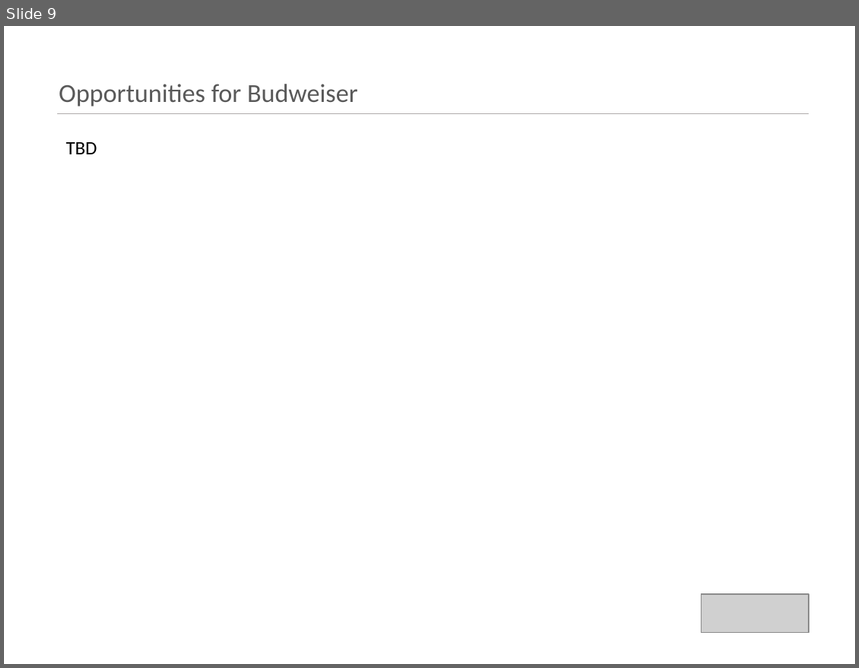
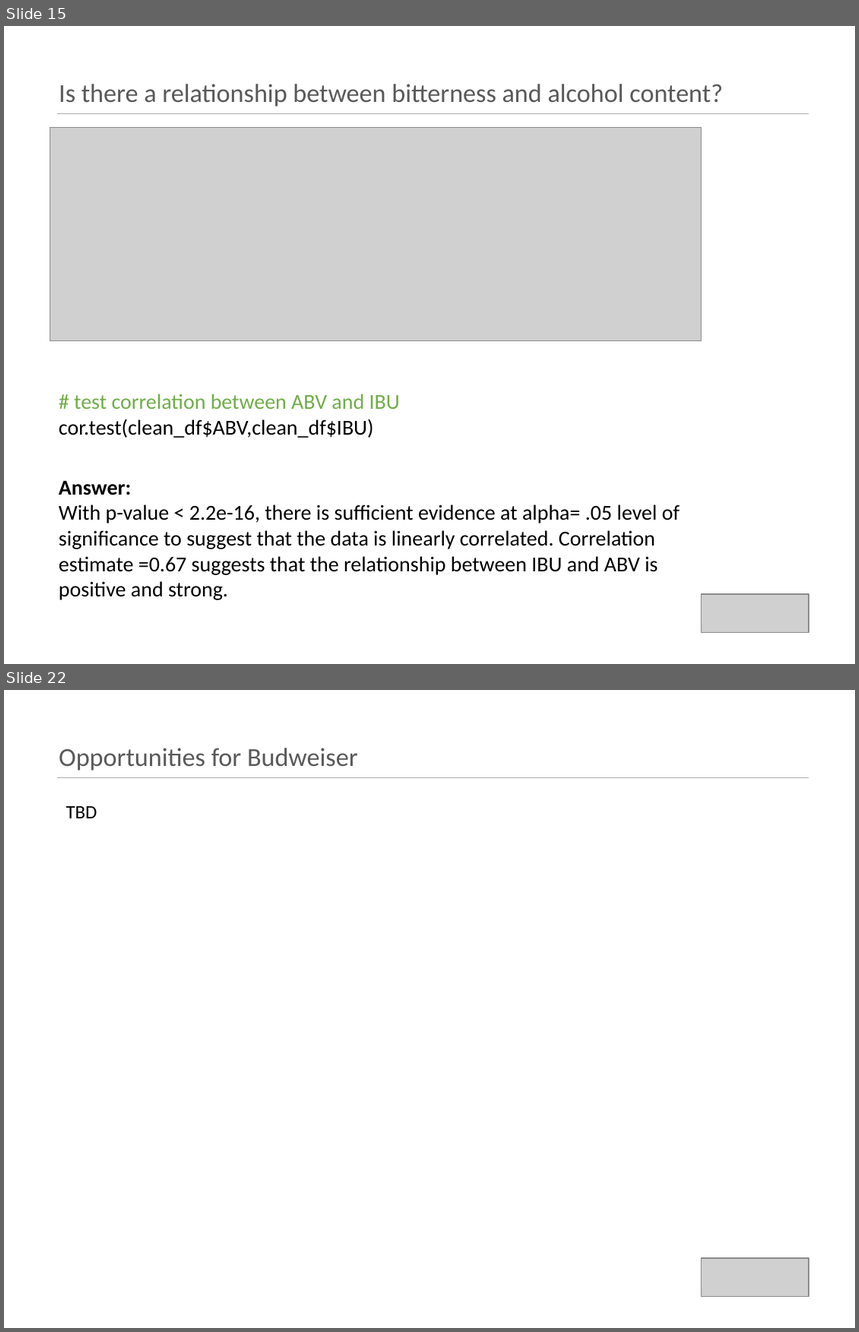
Before and after one commit to kristxh/6306-CaseStudy1-Beer, a slide deck: case_study_1_budweiser.pptx. Shown one above the other, each under a label of ours: slide 9 before the commit, slides 15 and 22 after it; the slides between them are not shown. The pictures are 859x668 and 859x1332 pixels, drawn with LibreOffice and Linux fonts; fonts in the diff are those of the drawing; grey boxes stand for pictures. Boxes give left, top, right and bottom in pixels: in the first picture for what was removed or moved away, otherwise in the second. Text is boxed around its words. In the diff, an @@ line names an element or a change of style, - is before the commit and + after.

```diff
--- a/case_study_1_budweiser.pptx
+++ b/case_study_1_budweiser.pptx
@@ slide 15 added at [4, 26, 855, 664], background #FFFFFF @@
@@ title added at [59, 84, 723, 107], 22 pt, text #595959 @@
+Is there a relationship between bitterness and alcohol content?
@@ line added from (58, 113) to (810, 113), #AFABAB 0.5 pt @@
@@ picture added at [50, 127, 702, 341] @@
@@ text added at [59, 394, 400, 438], 18 pt, text #000000 @@
+# test correlation between ABV and IBU
+cor.test(clean_df$ABV,clean_df$IBU)
@@ text added at [59, 481, 680, 601], 18 pt, text #000000 @@
+Answer:
+With p-value < 2.2e-16, there is sufficient evidence at alpha= .05 level of significance to suggest that the data is linearly correlated. Correlation estimate =0.67 suggests that the relationship between IBU and ABV is positive and strong.
@@ picture added at [701, 594, 808, 633] @@
@@ what was slide 9 is now slide 22 @@
```
Also in this commit, not shown: 6 slides changed, 12 other slides added.
